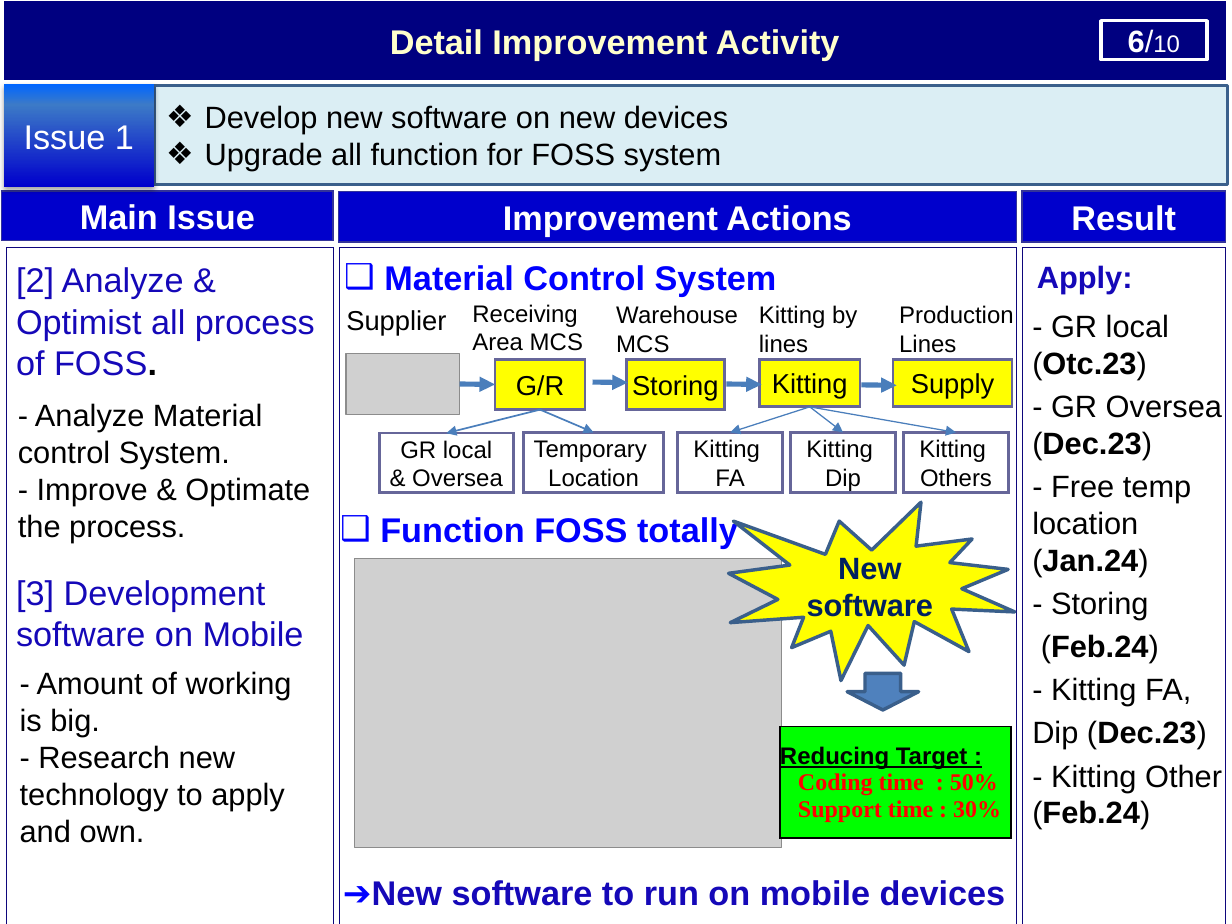
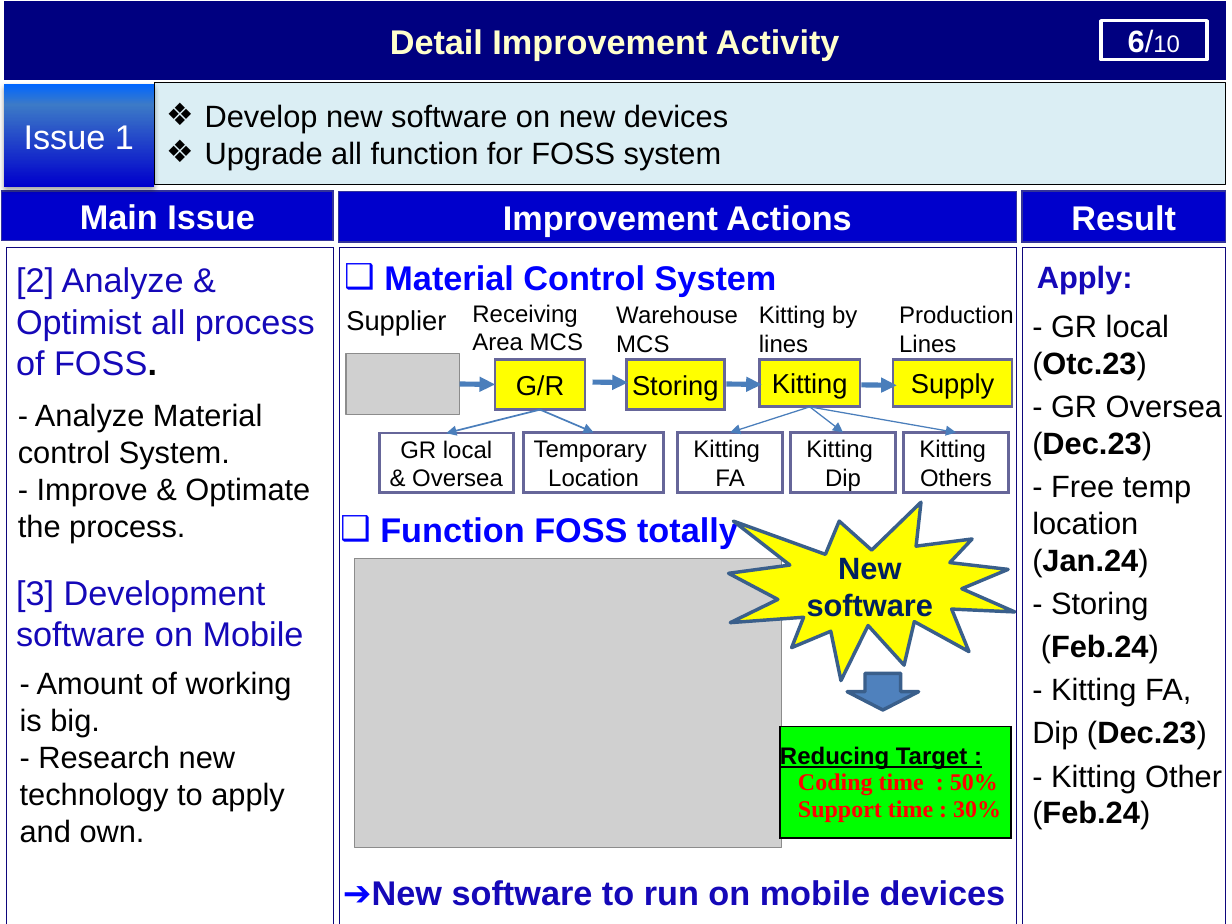
Before and after one commit to thietbicongnghevietnam/ReportPSNV, a slide deck: slide 7 of Report_test.pptx. Drawn at 1232x924 pixels with LibreOffice and Linux fonts; fonts in the diff are those of the drawing; grey boxes stand for pictures. Boxes give left, top, right and bottom in pixels: in the first picture for what was removed or moved away, otherwise in the second. Text is boxed around its words. In the diff, an @@ line names an element or a change of style, - is before the commit and + after.

```diff
--- a/Report_test.pptx
+++ b/Report_test.pptx
@@ rectangle "Develop new software on new ..." at (x1=154, y1=83, x2=1226, y2=185): outline #3A5F8C 2 pt to #000000 0.25 pt @@
```
Also in this commit, not shown: 6 other slides changed.
